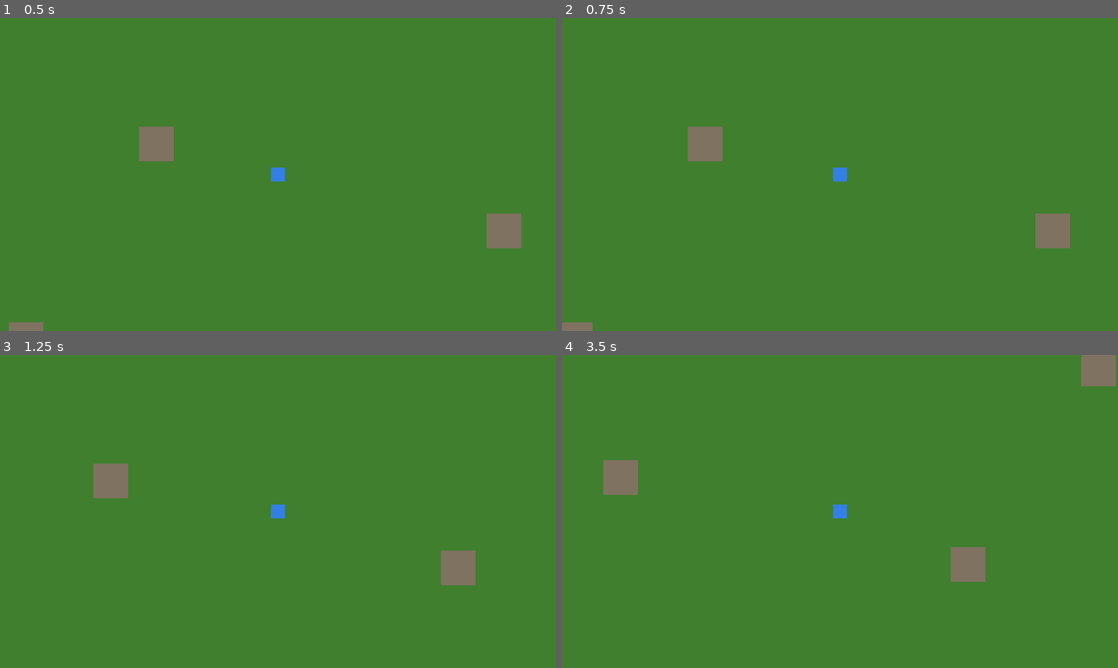
Above: before the commit, frames 1-4 (two rows, left to right).
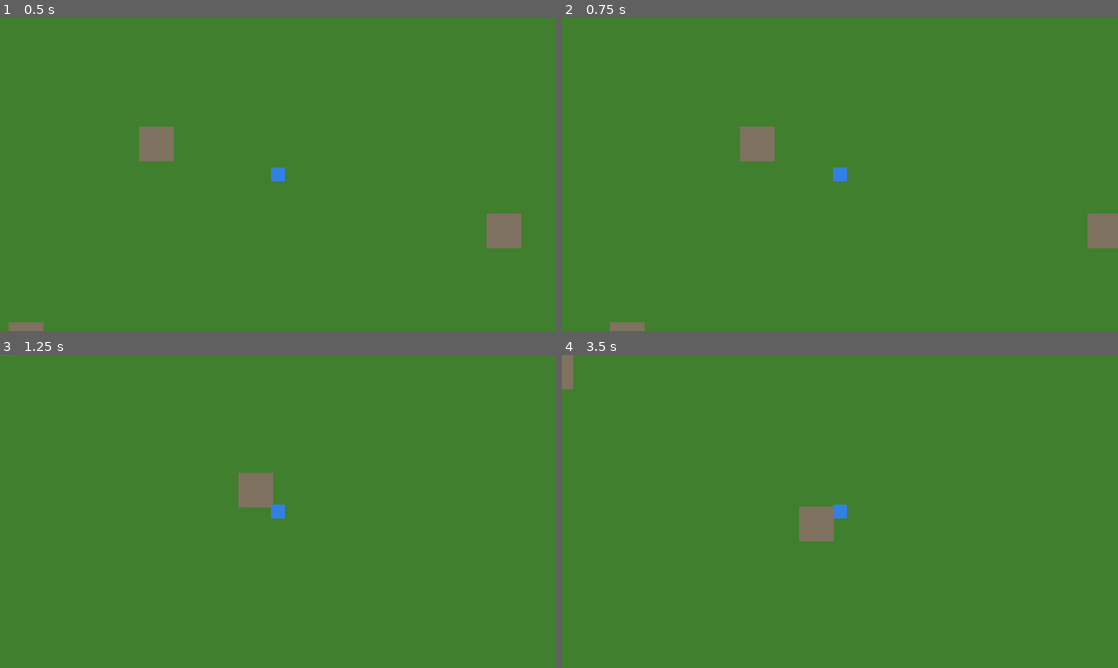
Above: after the commit, the same moments.

Repository: zwentty/v-2-jeu
Game: Godot game, scene res://scenes/world/world.tscn
Two runs of this game, one before a commit and one after it. Both use one fixed random seed, a clock stepped at 60 frames per second and the inputs below.
Inputs:
- Up to frame 1 (0.5 s): no input
- Up to frame 2 (0.75 s): tap Enter at 0.5 s; hold Right (ui_right) from 0.53 s (still down); hold Q from 0.53 s (still down)
- Up to frame 3 (1.25 s): keep holding Right (ui_right); keep holding Q; tap Z at 0.8 s
- Up to frame 4 (3.5 s): release Right (ui_right) at 1.28 s; release Q at 1.28 s; hold Down (ui_down) 1.28-2.03 s; tap Z at 1.35, 2.3, 2.85 s; tap Q at 1.55, 3.05 s; hold Right (ui_right) 2.03-2.78 s; hold Q 2.03-2.78 s; hold Up (ui_up) from 2.78 s (still down)

Frame 1 is identical in both runs. In frame 2, 3.0% of the frame differs, in the area x 0-100%, y 34-100%; in frame 3, 2.1%; in frame 4, 2.9%.

Commit message:
changement de la vitesse personnage + zqsd
Co-authored-by: Copilot <copilot@github.com>

Diff:
--- a/scenes/player/player.gd
+++ b/scenes/player/player.gd
@@ -16,7 +16,7 @@
 # -----------------------------------------------------------------------------
 
 # Vitesse de déplacement du joueur en pixels par seconde
-const SPEED = 150.0
+const SPEED = 450.0
 
 # Durée d'invincibilité après avoir reçu un coup (en secondes)
 const INVINCIBLE_DURATION = 1.0
@@ -69,16 +69,13 @@
 # _handle_movement()
 # Lit les entrées clavier et déplace le joueur.
 # Séparé dans sa propre fonction pour garder _physics_process() lisible.
+# Utilise les touches ZQSD : Z=haut, Q=gauche, S=bas, D=droite
 # -----------------------------------------------------------------------------
 func _handle_movement() -> void:
-	# Input.get_axis("négatif", "positif") retourne :
-	#   -1.0 si "négatif" est pressé
-	#    0.0 si rien n'est pressé (ou les deux)
-	#   +1.0 si "positif" est pressé
-	# "ui_left"/"ui_right" = flèches gauche/droite (actions par défaut de Godot)
+	# On lit directement les touches ZQSD
 	var direction := Vector2(
-		Input.get_axis("ui_left", "ui_right"),   # axe horizontal
-		Input.get_axis("ui_up",   "ui_down")     # axe vertical
+		(-1.0 if Input.is_key_pressed(KEY_Q) else 0.0) + (1.0 if Input.is_key_pressed(KEY_D) else 0.0),  # axe horizontal
+		(-1.0 if Input.is_key_pressed(KEY_Z) else 0.0) + (1.0 if Input.is_key_pressed(KEY_S) else 0.0)   # axe vertical
 	)
 
 	# Si le joueur appuie sur une direction...
Not shown, changed: .gitignore
